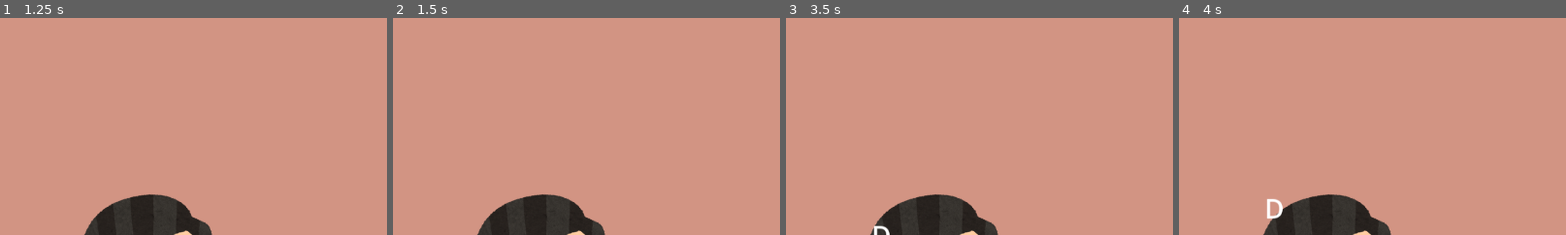
Above: before the commit, frames 1-4 (left to right).
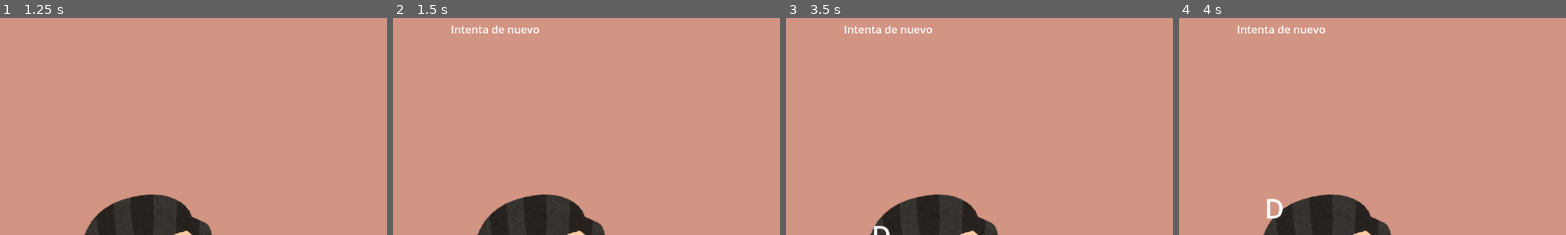
Above: after the commit, the same moments.

Repository: eliasescalante/atEase
Game: Godot game, scene res://scenes/main.tscn
Two runs of this game, one before a commit and one after it. Both use one fixed random seed, a clock stepped at 60 frames per second and the inputs below. The project has no main scene, so this scene is started directly.
Inputs:
- Up to frame 1 (1.25 s): click "Start🌟" at 0.5 s
- Up to frame 2 (1.5 s): tap Enter at 1.25 s
- Up to frame 3 (3.5 s): no input
- Up to frame 4 (4 s): no input
The pictures show only the part of the screen within x 0-50%, y 4-54%; the shares and areas given below are measured in that part.

Frame 1 is identical in both runs. In frame 2, 0.4% of the frame differs, in the area x 15-38%, y 3-8%; in frame 3, 0.4%; in frame 4, 0.4%.
Error before the commit: Invalid call. Nonexistent function 'to_upper' in base 'int'. (res://scripts/level_1.gd:25)

Commit message:
arreglo al mini juego 1

Diff:
--- a/scripts/level_1.gd
+++ b/scripts/level_1.gd
@@ -6,7 +6,7 @@
 @onready var feedback_label = $UI/FeedbackLabel
 @onready var respiration_bar = $RespirationBar
 
-var letters = "ASDFJKLÑ"  # Letras válidas para el minijuego
+var letters = "ASDFJKLÑ"
 
 func _ready():
 	bubble_timer.timeout.connect(_on_bubble_timer_timeout)
@@ -22,12 +22,12 @@
 
 func _unhandled_input(event):
 	if event is InputEventKey and event.pressed:
-		var pressed_letter = event.unicode.to_upper()
-		for bubble in bubbles_container.get_children():
+		var pressed_letter = char(event.unicode).to_upper()
+		for bubble in $BubblesContainer.get_children():
 			if bubble.letter == pressed_letter and abs(bubble.global_position.y - $Player.global_position.y) < 50:
 				bubble.queue_free()
-				feedback_label.text = "¡Bien!"
-				respiration_bar.value += 10
+				$UI/FeedbackLabel.text = "¡Bien!"
+				$RespirationBar.value += 10
 				return
-		feedback_label.text = "Intenta de nuevo"
-		respiration_bar.value -= 5
+		$UI/FeedbackLabel.text = "Intenta de nuevo"
+		$RespirationBar.value -= 5
